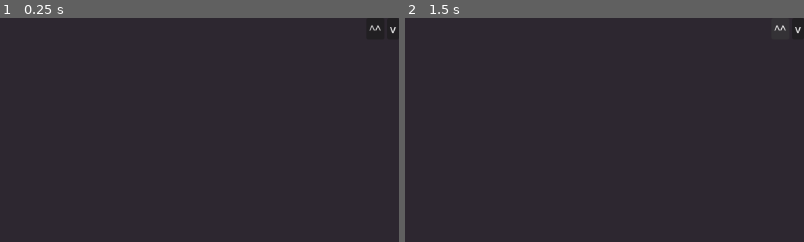
Above: before the commit, frames 1-2 (left to right).
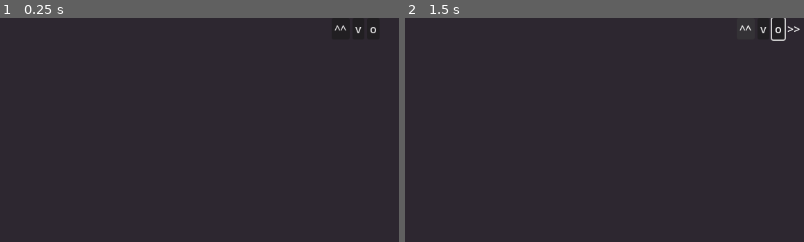
Above: after the commit, the same moments.

Repository: SnekOfSpice/dialog-editor
Game: Godot game, scene res://src/move_page_item.tscn
The game is run twice, just before and just after one commit, with the same random seed, the same clock (stepped at 60 frames per second) and the same inputs. This scene is started directly instead of the project's main scene.
Inputs (mouse positions are % of the whole screen's width and height, from its top left):
- Up to frame 1 (0.25 s): no input
- Up to frame 2 (1.5 s): click (97, 2) at 0.5 s, where only the run after the commit has a clickable "o"; click "^^" at 1.25 s
The pictures show only the part of the screen within x 50-100%, y 0-50%; the shares and areas given below are measured in that part.

The runs differ from the first frame. In frame 1, 0.1% of the frame differs, in the area x 83-100%, y 3-7%; in frame 2, 0.3%, in the area x 83-100%, y 0-11%.

Commit message:
add direct swap button

Diff:
--- a/src/move_page_item.gd
+++ b/src/move_page_item.gd
@@ -3,6 +3,11 @@
 var number := 0
 
 signal move_page (page_number, current_n, new_n)
+
+signal on_direct_swap (page_number)
+
+func _ready() -> void:
+	find_child("DirectStartedLabel").text = ""
 
 func set_number(n: int):
 	if not Pages.page_data.keys().has(n):
@@ -23,3 +28,8 @@
 
 func _on_down_button_pressed() -> void:
 	emit_signal("move_page", number, number - 1)
+
+
+func _on_direct_swap_button_pressed() -> void:
+	emit_signal("on_direct_swap", number)
+	find_child("DirectStartedLabel").text = ">>"
--- a/src/move_page_item.tscn
+++ b/src/move_page_item.tscn
@@ -41,5 +41,15 @@
 focus_mode = 0
 text = "v"
 
+[node name="DirectSwapButton" type="Button" parent="MarginContainer2/HBoxContainer"]
+layout_mode = 2
+text = "o"
+
+[node name="DirectStartedLabel" type="Label" parent="MarginContainer2/HBoxContainer"]
+custom_minimum_size = Vector2(24.635, 0)
+layout_mode = 2
+text = ">>"
+
 [connection signal="pressed" from="MarginContainer2/HBoxContainer/DownButton" to="." method="_on_down_button_pressed"]
 [connection signal="pressed" from="MarginContainer2/HBoxContainer/UpButton" to="." method="_on_up_button_pressed"]
+[connection signal="pressed" from="MarginContainer2/HBoxContainer/DirectSwapButton" to="." method="_on_direct_swap_button_pressed"]
--- a/src/move_page_popup.gd
+++ b/src/move_page_popup.gd
@@ -1,6 +1,6 @@
 extends Window
 
-
+var direct_swap_start := -1
 
 func swap_pages(page_a: int, page_b: int):
 	Pages.swap_pages(page_a, page_b)
@@ -19,6 +19,15 @@
 		find_child("Items").add_child(item)
 		item.set_number(i)
 		item.connect("move_page", swap_pages)
+		item.connect("on_direct_swap", direct_swap)
+
+func direct_swap(page_clicked: int):
+	if direct_swap_start == -1:
+		direct_swap_start = page_clicked
+		return
+
+	swap_pages(direct_swap_start, page_clicked)
+	direct_swap_start = -1
 
 func _on_about_to_popup() -> void:
 	fill()
--- a/src/move_page_popup.tscn
+++ b/src/move_page_popup.tscn
@@ -4,22 +4,30 @@
 
 [node name="MovePagePopup" type="Window"]
 initial_position = 2
+size = Vector2i(455, 100)
 wrap_controls = true
 exclusive = true
 content_scale_aspect = 1
 script = ExtResource("1_nrsai")
 
-[node name="ScrollContainer" type="ScrollContainer" parent="."]
+[node name="VBoxContainer" type="VBoxContainer" parent="."]
 anchors_preset = 15
 anchor_right = 1.0
 anchor_bottom = 1.0
 grow_horizontal = 2
 grow_vertical = 2
+
+[node name="Label" type="Label" parent="VBoxContainer"]
+layout_mode = 2
+text = "Don't move the page you're currently on. Things will break."
+
+[node name="ScrollContainer" type="ScrollContainer" parent="VBoxContainer"]
+layout_mode = 2
 size_flags_horizontal = 3
 size_flags_vertical = 3
 follow_focus = true
 
-[node name="Items" type="VBoxContainer" parent="ScrollContainer"]
+[node name="Items" type="VBoxContainer" parent="VBoxContainer/ScrollContainer"]
 layout_mode = 2
 
 [connection signal="about_to_popup" from="." to="." method="_on_about_to_popup"]
--- a/src/page.tscn
+++ b/src/page.tscn
@@ -71,14 +71,7 @@
 size_flags_vertical = 3
 follow_focus = true
 
-[node name="MarginContainer" type="MarginContainer" parent="ScrollContainer"]
-layout_mode = 2
-theme_override_constants/margin_left = -85
-theme_override_constants/margin_top = 70
-theme_override_constants/margin_right = 120
-theme_override_constants/margin_bottom = 135
-
-[node name="Lines" type="VBoxContainer" parent="ScrollContainer/MarginContainer"]
+[node name="Lines" type="VBoxContainer" parent="ScrollContainer"]
 layout_mode = 2
 size_flags_horizontal = 3
 size_flags_vertical = 3
